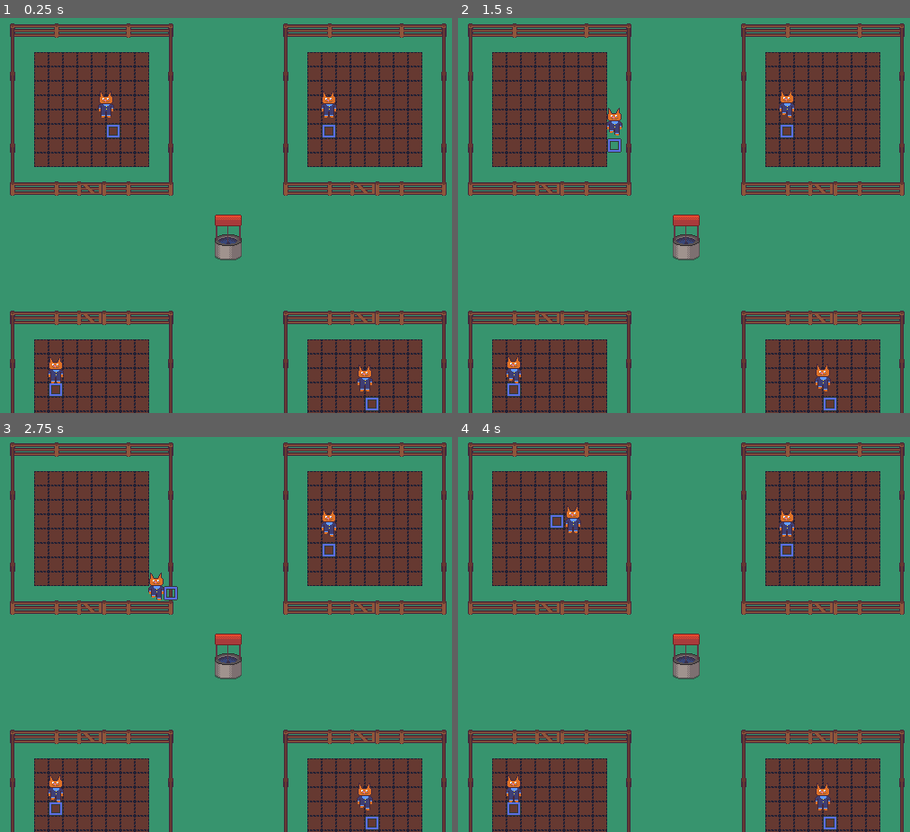
Above: before the commit, frames 1-4 (two rows, left to right).
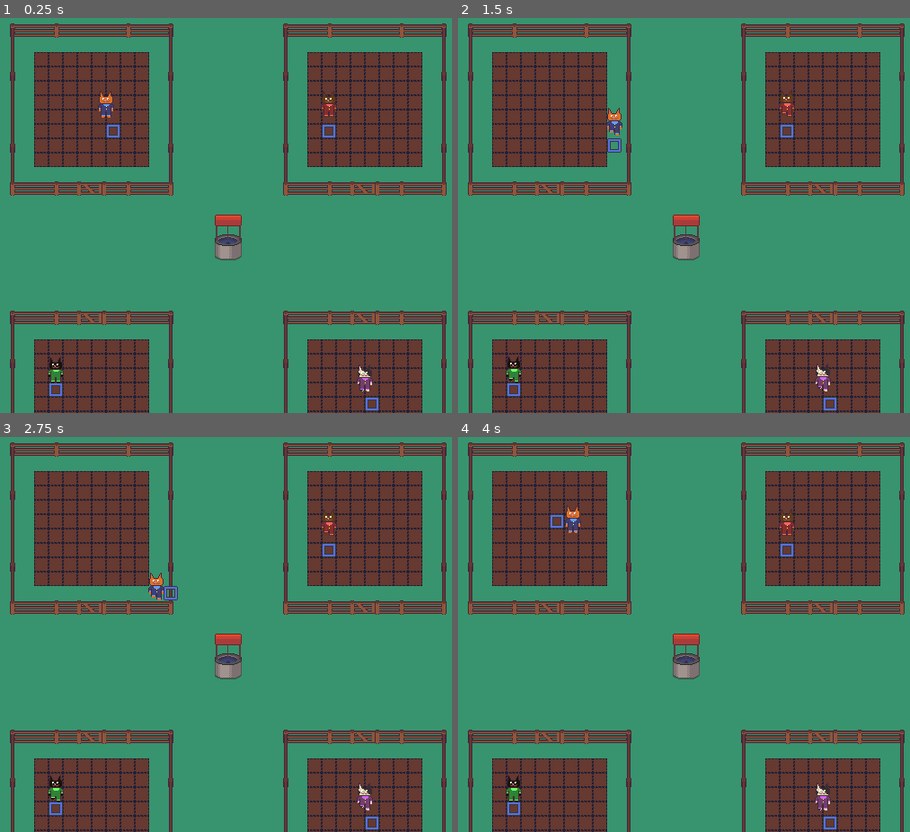
Above: after the commit, the same moments.

Repository: m-r-hunt/overgrown
Game: Godot game, scene res://scenes/farms.tscn
Same seed, same stepped clock (60 frames per second), same inputs: the game is played once before the commit and once after it.
Inputs:
- Up to frame 1 (0.25 s): no input
- Up to frame 2 (1.5 s): tap Enter at 0.5 s; hold D (p1_right) 0.53-1.28 s; hold S (p1_down) from 1.28 s (still down)
- Up to frame 3 (2.75 s): release S (p1_down) at 2.03 s; hold D (p1_right) from 2.03 s (still down)
- Up to frame 4 (4 s): release D (p1_right) at 2.78 s; hold W (p1_up) 2.78-3.53 s; hold A (p1_left) from 3.53 s (still down)

The runs differ from the first frame. In frame 1, 0.4% of the frame differs, in the area x 10-83%, y 18-95%; in frame 2, 0.4%; in frame 3, 0.4%; in frame 4, 0.4%.

Commit message:
Manually create palette swapped catmen and use

Diff:
--- a/scenes/catman.tscn
+++ b/scenes/catman.tscn
@@ -1,9 +1,10 @@
-[gd_scene load_steps=6 format=2]
+[gd_scene load_steps=7 format=2]
 
 [ext_resource path="res://scripts/catman_top.gd" type="Script" id=1]
 [ext_resource path="res://scripts/catman.gd" type="Script" id=2]
 [ext_resource path="res://sprites/selector.png" type="Texture" id=3]
 [ext_resource path="res://sprites/catman.json" type="PackedScene" id=4]
+[ext_resource path="res://sprites/catman1.png" type="Texture" id=5]
 
 [sub_resource type="CapsuleShape2D" id=1]
 radius = 8.45095
@@ -13,6 +14,7 @@
 script = ExtResource( 1 )
 
 [node name="KinematicBody2D" type="KinematicBody2D" parent="."]
+collision_layer = 3
 script = ExtResource( 2 )
 
 [node name="Selector" type="Sprite" parent="KinematicBody2D"]
@@ -24,6 +26,7 @@
 
 [node name="Aseprite Sprite" parent="KinematicBody2D" instance=ExtResource( 4 )]
 position = Vector2( 0, -6.897 )
+texture = ExtResource( 5 )
 
 [node name="CollisionShape2D" type="CollisionShape2D" parent="KinematicBody2D"]
 shape = SubResource( 1 )
--- a/scripts/catman.gd
+++ b/scripts/catman.gd
@@ -3,10 +3,10 @@
 var player_speed := 100.0
 var last_select_dir := Vector2(0, 1)
 
-var down_action := "p1_down"
-var up_action := "p1_up"
-var left_action := "p1_left"
-var right_action := "p1_right"
+export var down_action := "p1_down"
+export var up_action := "p1_up"
+export var left_action := "p1_left"
+export var right_action := "p1_right"
 
 func _ready():
 	$"Aseprite Sprite/Animation Player".play("Walk")
--- a/scripts/catman_top.gd
+++ b/scripts/catman_top.gd
@@ -1,10 +1,17 @@
 extends Node2D
 
-export(int, 1, 4) var player_number := 1
+tool
+
+export(int, 1, 4) var player_number := 1 setget set_player_number
 
 func _ready():
+	set_player_number(player_number)
+
+func set_player_number(n):
+	player_number = n
 	$KinematicBody2D.collision_layer |= (1 << player_number)
 	$KinematicBody2D.up_action = str("p", player_number, "_up")
 	$KinematicBody2D.down_action = str("p", player_number, "_down")
 	$KinematicBody2D.left_action = str("p", player_number, "_left")
 	$KinematicBody2D.right_action = str("p", player_number, "_right")
+	$"KinematicBody2D/Aseprite Sprite".texture = load(str("res://sprites/catman", player_number, ".png"))
--- /dev/null
+++ b/sprites/catman1.json
@@ -0,0 +1,56 @@
+{ "frames": [
+   {
+    "filename": "catman 0.ase",
+    "frame": { "x": 0, "y": 0, "w": 18, "h": 32 },
+    "rotated": false,
+    "trimmed": false,
+    "spriteSourceSize": { "x": 0, "y": 0, "w": 18, "h": 32 },
+    "sourceSize": { "w": 18, "h": 32 },
+    "duration": 100
+   },
+   {
+    "filename": "catman 1.ase",
+    "frame": { "x": 18, "y": 0, "w": 18, "h": 32 },
+    "rotated": false,
+    "trimmed": false,
+    "spriteSourceSize": { "x": 0, "y": 0, "w": 18, "h": 32 },
+    "sourceSize": { "w": 18, "h": 32 },
+    "duration": 100
+   },
+   {
+    "filename": "catman 2.ase",
+    "frame": { "x": 36, "y": 0, "w": 18, "h": 32 },
+    "rotated": false,
+    "trimmed": false,
+    "spriteSourceSize": { "x": 0, "y": 0, "w": 18, "h": 32 },
+    "sourceSize": { "w": 18, "h": 32 },
+    "duration": 100
+   },
+   {
+    "filename": "catman 3.ase",
+    "frame": { "x": 54, "y": 0, "w": 18, "h": 32 },
+    "rotated": false,
+    "trimmed": false,
+    "spriteSourceSize": { "x": 0, "y": 0, "w": 18, "h": 32 },
+    "sourceSize": { "w": 18, "h": 32 },
+    "duration": 100
+   }
+ ],
+ "meta": {
+  "app": "http://www.aseprite.org/",
+  "version": "1.2.13-x64",
+  "image": "catman1.png",
+  "format": "I8",
+  "size": { "w": 72, "h": 32 },
+  "scale": "1",
+  "frameTags": [
+   { "name": "Walk", "from": 0, "to": 3, "direction": "forward" },
+   { "name": "Idle", "from": 0, "to": 0, "direction": "forward" }
+  ],
+  "layers": [
+   { "name": "Layer 1", "opacity": 255, "blendMode": "normal" }
+  ],
+  "slices": [
+  ]
+ }
+}
--- /dev/null
+++ b/sprites/catman2.json
@@ -0,0 +1,56 @@
+{ "frames": [
+   {
+    "filename": "catman 0.ase",
+    "frame": { "x": 0, "y": 0, "w": 18, "h": 32 },
+    "rotated": false,
+    "trimmed": false,
+    "spriteSourceSize": { "x": 0, "y": 0, "w": 18, "h": 32 },
+    "sourceSize": { "w": 18, "h": 32 },
+    "duration": 100
+   },
+   {
+    "filename": "catman 1.ase",
+    "frame": { "x": 18, "y": 0, "w": 18, "h": 32 },
+    "rotated": false,
+    "trimmed": false,
+    "spriteSourceSize": { "x": 0, "y": 0, "w": 18, "h": 32 },
+    "sourceSize": { "w": 18, "h": 32 },
+    "duration": 100
+   },
+   {
+    "filename": "catman 2.ase",
+    "frame": { "x": 36, "y": 0, "w": 18, "h": 32 },
+    "rotated": false,
+    "trimmed": false,
+    "spriteSourceSize": { "x": 0, "y": 0, "w": 18, "h": 32 },
+    "sourceSize": { "w": 18, "h": 32 },
+    "duration": 100
+   },
+   {
+    "filename": "catman 3.ase",
+    "frame": { "x": 54, "y": 0, "w": 18, "h": 32 },
+    "rotated": false,
+    "trimmed": false,
+    "spriteSourceSize": { "x": 0, "y": 0, "w": 18, "h": 32 },
+    "sourceSize": { "w": 18, "h": 32 },
+    "duration": 100
+   }
+ ],
+ "meta": {
+  "app": "http://www.aseprite.org/",
+  "version": "1.2.13-x64",
+  "image": "catman2.png",
+  "format": "I8",
+  "size": { "w": 72, "h": 32 },
+  "scale": "1",
+  "frameTags": [
+   { "name": "Walk", "from": 0, "to": 3, "direction": "forward" },
+   { "name": "Idle", "from": 0, "to": 0, "direction": "forward" }
+  ],
+  "layers": [
+   { "name": "Layer 1", "opacity": 255, "blendMode": "normal" }
+  ],
+  "slices": [
+  ]
+ }
+}
--- /dev/null
+++ b/sprites/catman3.json
@@ -0,0 +1,56 @@
+{ "frames": [
+   {
+    "filename": "catman 0.ase",
+    "frame": { "x": 0, "y": 0, "w": 18, "h": 32 },
+    "rotated": false,
+    "trimmed": false,
+    "spriteSourceSize": { "x": 0, "y": 0, "w": 18, "h": 32 },
+    "sourceSize": { "w": 18, "h": 32 },
+    "duration": 100
+   },
+   {
+    "filename": "catman 1.ase",
+    "frame": { "x": 18, "y": 0, "w": 18, "h": 32 },
+    "rotated": false,
+    "trimmed": false,
+    "spriteSourceSize": { "x": 0, "y": 0, "w": 18, "h": 32 },
+    "sourceSize": { "w": 18, "h": 32 },
+    "duration": 100
+   },
+   {
+    "filename": "catman 2.ase",
+    "frame": { "x": 36, "y": 0, "w": 18, "h": 32 },
+    "rotated": false,
+    "trimmed": false,
+    "spriteSourceSize": { "x": 0, "y": 0, "w": 18, "h": 32 },
+    "sourceSize": { "w": 18, "h": 32 },
+    "duration": 100
+   },
+   {
+    "filename": "catman 3.ase",
+    "frame": { "x": 54, "y": 0, "w": 18, "h": 32 },
+    "rotated": false,
+    "trimmed": false,
+    "spriteSourceSize": { "x": 0, "y": 0, "w": 18, "h": 32 },
+    "sourceSize": { "w": 18, "h": 32 },
+    "duration": 100
+   }
+ ],
+ "meta": {
+  "app": "http://www.aseprite.org/",
+  "version": "1.2.13-x64",
+  "image": "catman3.png",
+  "format": "I8",
+  "size": { "w": 72, "h": 32 },
+  "scale": "1",
+  "frameTags": [
+   { "name": "Walk", "from": 0, "to": 3, "direction": "forward" },
+   { "name": "Idle", "from": 0, "to": 0, "direction": "forward" }
+  ],
+  "layers": [
+   { "name": "Layer 1", "opacity": 255, "blendMode": "normal" }
+  ],
+  "slices": [
+  ]
+ }
+}
--- /dev/null
+++ b/sprites/catman4.json
@@ -0,0 +1,56 @@
+{ "frames": [
+   {
+    "filename": "catman4 0.ase",
+    "frame": { "x": 0, "y": 0, "w": 18, "h": 32 },
+    "rotated": false,
+    "trimmed": false,
+    "spriteSourceSize": { "x": 0, "y": 0, "w": 18, "h": 32 },
+    "sourceSize": { "w": 18, "h": 32 },
+    "duration": 100
+   },
+   {
+    "filename": "catman4 1.ase",
+    "frame": { "x": 18, "y": 0, "w": 18, "h": 32 },
+    "rotated": false,
+    "trimmed": false,
+    "spriteSourceSize": { "x": 0, "y": 0, "w": 18, "h": 32 },
+    "sourceSize": { "w": 18, "h": 32 },
+    "duration": 100
+   },
+   {
+    "filename": "catman4 2.ase",
+    "frame": { "x": 36, "y": 0, "w": 18, "h": 32 },
+    "rotated": false,
+    "trimmed": false,
+    "spriteSourceSize": { "x": 0, "y": 0, "w": 18, "h": 32 },
+    "sourceSize": { "w": 18, "h": 32 },
+    "duration": 100
+   },
+   {
+    "filename": "catman4 3.ase",
+    "frame": { "x": 54, "y": 0, "w": 18, "h": 32 },
+    "rotated": false,
+    "trimmed": false,
+    "spriteSourceSize": { "x": 0, "y": 0, "w": 18, "h": 32 },
+    "sourceSize": { "w": 18, "h": 32 },
+    "duration": 100
+   }
+ ],
+ "meta": {
+  "app": "http://www.aseprite.org/",
+  "version": "1.2.13-x64",
+  "image": "catman4.png",
+  "format": "I8",
+  "size": { "w": 72, "h": 32 },
+  "scale": "1",
+  "frameTags": [
+   { "name": "Walk", "from": 0, "to": 3, "direction": "forward" },
+   { "name": "Idle", "from": 0, "to": 0, "direction": "forward" }
+  ],
+  "layers": [
+   { "name": "Layer 1", "opacity": 255, "blendMode": "normal" }
+  ],
+  "slices": [
+  ]
+ }
+}
Binary file changed: sprites/catman.ase
Not shown, added: sprites/catman1.json.import
Binary file added: sprites/catman1.png
Not shown, added: sprites/catman1.png.import
Not shown, added: sprites/catman2.json.import
Binary file added: sprites/catman2.png
Not shown, added: sprites/catman2.png.import
Not shown, added: sprites/catman3.json.import
Binary file added: sprites/catman3.png
Not shown, added: sprites/catman3.png.import
Binary file added: sprites/catman4.ase
Not shown, added: sprites/catman4.json.import
(and 5 more such lines)
